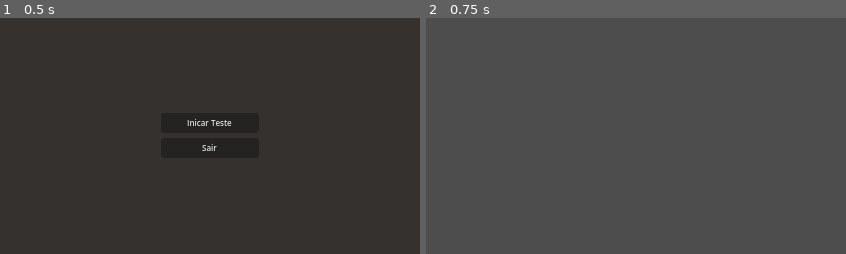
Above: before the commit, frames 1-2 (left to right).
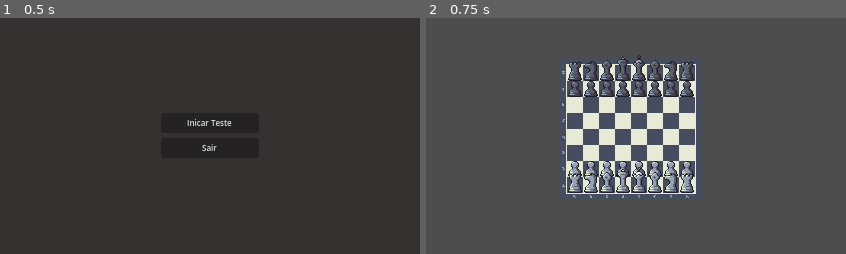
Above: after the commit, the same moments.

Repository: Rikatoki/xadrez
Game: Godot game, scene res://tests/scenes/test_menu.tscn
The game is run twice, just before and just after one commit, with the same random seed, the same clock (stepped at 60 frames per second) and the same inputs.
Inputs:
- Up to frame 1 (0.5 s): no input
- Up to frame 2 (0.75 s): click "Inicar Teste" at 0.5 s

Frame 1 is identical in both runs. In frame 2, 11% of the frame differs, in the area x 32-65%, y 15-77%.

Commit message:
Add basic GUI, not 100% functional.

Diff:
--- /dev/null
+++ b/assets/scenes/chessboard.tscn
@@ -0,0 +1,14 @@
+[gd_scene format=3 uid="uid://cie40mu5kiu8a"]
+
+[ext_resource type="Script" uid="uid://drudmu11skk6g" path="res://assets/scripts/gui/Chessboard/GUIChessboard.gd" id="1_kb778"]
+[ext_resource type="Texture2D" uid="uid://cfv1f7rqav5wf" path="res://assets/sprites/boards/board_plain_04.png" id="1_ndeeb"]
+
+[node name="Chessboard" type="Node2D" unique_id=1064945145]
+y_sort_enabled = true
+script = ExtResource("1_kb778")
+squares_corner = Vector2(-64, 64)
+square_proporsion = Vector2(16, 16)
+
+[node name="BoardSprite" type="Sprite2D" parent="." unique_id=1776586959]
+z_index = -1
+texture = ExtResource("1_ndeeb")
--- /dev/null
+++ b/assets/scenes/square.tscn
@@ -0,0 +1,22 @@
+[gd_scene format=3 uid="uid://c5b1h402orsi8"]
+
+[ext_resource type="Script" uid="uid://ck8us1uncngs0" path="res://assets/scripts/gui/Chessboard/GUISquare.gd" id="1_tvukr"]
+
+[sub_resource type="RectangleShape2D" id="RectangleShape2D_5ula1"]
+size = Vector2(16, 16)
+
+[node name="Square" type="Node2D" unique_id=1583689983]
+script = ExtResource("1_tvukr")
+metadata/_custom_type_script = "uid://ck8us1uncngs0"
+
+[node name="Bp" type="Sprite2D" parent="." unique_id=331328911]
+y_sort_enabled = true
+
+[node name="Area2D" type="Area2D" parent="." unique_id=818182900]
+
+[node name="CollisionShape2D" type="CollisionShape2D" parent="Area2D" unique_id=1788933273]
+position = Vector2(0, 8)
+shape = SubResource("RectangleShape2D_5ula1")
+
+[connection signal="mouse_entered" from="Area2D" to="." method="_on_area_2d_mouse_entered"]
+[connection signal="mouse_exited" from="Area2D" to="." method="_on_area_2d_mouse_exited"]
--- a/assets/scripts/chessEngine/ChessEngine.gd
+++ b/assets/scripts/chessEngine/ChessEngine.gd
@@ -42,7 +42,6 @@
 
 
 func next_turn() -> void:
-	print(self)
 	if _game_ended():
 		return
 	var current_turn: ChessPlayer
@@ -56,7 +55,7 @@
 	else:
 		return
 
-	current_turn.play_turn(self)
+	await current_turn.play_turn(self)
 	# Após a rodada acabar...
 	state = next_state
 
--- a/assets/scripts/chessEngine/Chessboard.gd
+++ b/assets/scripts/chessEngine/Chessboard.gd
@@ -11,7 +11,7 @@
 	board = {}
 	for line in range(1, ChessVariables.LINES + 1):
 		for column in range(1, ChessVariables.COLUMNS + 1):
-			board[Vector2i(line, column)] = null
+			board[Vector2i(column, line)] = null
 
 
 func move_piece(piece: ChessPiece, to: Vector2i) -> Chessboard:
@@ -44,8 +44,6 @@
 
 func is_valid_coordinate(coor: Vector2i) -> bool:
 	var valid: bool = board.has(coor)
-	if not valid:
-		push_warning("Coordernadas fora do padrão: {0}".format([coor]))
 	return valid
 
 
@@ -63,7 +61,7 @@
 			line_str += "[  ]"
 		else:
 			line_str += "[{0}]".format([piece])
-		if coord.y % ChessVariables.COLUMNS == 0:
+		if coord.x % ChessVariables.COLUMNS == 0:
 			board_str = line_str + "\n" + board_str
 			line_str = ""
 	return board_str
--- a/assets/scripts/chessEngine/chessPieces/PieceMovements.gd
+++ b/assets/scripts/chessEngine/chessPieces/PieceMovements.gd
@@ -90,10 +90,10 @@
 func pawn_move(from: Vector2i, times: int = 1) -> Array[Vector2i]:
 	var moves: Array[Vector2i] = []
 	var direction: int = 1 if piece_side == GameVariables.ChessSide.WHITE else -1
-	var diagonal_l: Vector2i = Vector2i(from.x + 1 * direction, from.y - 1)
-	var diagonal_r: Vector2i = Vector2i(from.x + 1 * direction, from.y + 1)
+	var diagonal_l: Vector2i = Vector2i(from.x - 1, from.y + 1 * direction)
+	var diagonal_r: Vector2i = Vector2i(from.x + 1, from.y + 1 * direction)
 	for i in range(1, times + 1):
-		var move = Vector2i(from.x + i * direction, from.y)
+		var move = Vector2i(from.x, from.y + i * direction)
 		if _can_continue(move):
 			moves.append(move)
 	if chessboard.is_valid_coordinate(diagonal_l):
--- a/assets/scripts/chessEngine/chessPieces/PiecesFactory.gd
+++ b/assets/scripts/chessEngine/chessPieces/PiecesFactory.gd
@@ -6,33 +6,33 @@
 	var pieces: Array[ChessPiece]
 	pieces.append_array([
 		_add_piece(Rook.new(), Vector2i(1,1)),
-		_add_piece(Knight.new(), Vector2i(1,2)),
-		_add_piece(Bishop.new(), Vector2i(1,3)),
-		_add_piece(Queen.new(), Vector2i(1,4)),
-		_add_piece(King.new(), Vector2i(1,5)),
-		_add_piece(Bishop.new(), Vector2i(1,6)),
-		_add_piece(Knight.new(), Vector2i(1,7)),
-		_add_piece(Rook.new(), Vector2i(1,8))
+		_add_piece(Knight.new(), Vector2i(2,1)),
+		_add_piece(Bishop.new(), Vector2i(3,1)),
+		_add_piece(Queen.new(), Vector2i(4,1)),
+		_add_piece(King.new(), Vector2i(5,1)),
+		_add_piece(Bishop.new(), Vector2i(6,1)),
+		_add_piece(Knight.new(), Vector2i(7,1)),
+		_add_piece(Rook.new(), Vector2i(8,1))
 	])
 	for i in range(1, 9):
-		pieces.append(_add_piece(Pawn.new(), Vector2i(2,i)))
+		pieces.append(_add_piece(Pawn.new(), Vector2i(i,2)))
 	return pieces
 
 
 func black_initial_pieces() -> Array[ChessPiece]:
 	var pieces: Array[ChessPiece]
 	pieces.append_array([
-		_add_piece(Rook.new(), Vector2i(8,1)),
-		_add_piece(Knight.new(), Vector2i(8,2)),
-		_add_piece(Bishop.new(), Vector2i(8,3)),
-		_add_piece(Queen.new(), Vector2i(8,4)),
-		_add_piece(King.new(), Vector2i(8,5)),
-		_add_piece(Bishop.new(), Vector2i(8,6)),
-		_add_piece(Knight.new(), Vector2i(8,7)),
+		_add_piece(Rook.new(), Vector2i(1,8)),
+		_add_piece(Knight.new(), Vector2i(2,8)),
+		_add_piece(Bishop.new(), Vector2i(3,8)),
+		_add_piece(Queen.new(), Vector2i(4,8)),
+		_add_piece(King.new(), Vector2i(5,8)),
+		_add_piece(Bishop.new(), Vector2i(6,8)),
+		_add_piece(Knight.new(), Vector2i(7,8)),
 		_add_piece(Rook.new(), Vector2i(8,8))
 	])
 	for i in range(1, 9):
-		pieces.append(_add_piece(Pawn.new(), Vector2i(7,i)))
+		pieces.append(_add_piece(Pawn.new(), Vector2i(i,7)))
 	return pieces
 
 
--- a/assets/scripts/chessEngine/chessPieces/Queen.gd
+++ b/assets/scripts/chessEngine/chessPieces/Queen.gd
@@ -4,10 +4,10 @@
 func get_movements() -> Array[Vector2i]:
 	var moves: Array[Vector2i] = []
 	var pv: PieceMovements = PieceMovements.new(piece_team)
-	moves.append_array(pv.around_move(piece_coordinate))
-	moves.append_array(pv.cross_move(piece_coordinate))
-	moves.append_array(pv.diagonal_move(piece_coordinate))
-	return moves.filter(func (coord: Vector2i): return coord not in moves)
+	moves.append_array(pv.around_move(piece_coordinate).filter(func (coord: Vector2i): return coord not in moves))
+	moves.append_array(pv.cross_move(piece_coordinate).filter(func (coord: Vector2i): return coord not in moves))
+	moves.append_array(pv.diagonal_move(piece_coordinate).filter(func (coord: Vector2i): return coord not in moves))
+	return moves
 
 func _to_string() -> String:
 	return _get_team_str() + "q"
--- a/assets/scripts/chessEngine/chessPlayer/Extends/ChessHumanPlayer.gd
+++ b/assets/scripts/chessEngine/chessPlayer/Extends/ChessHumanPlayer.gd
@@ -4,4 +4,11 @@
 
 ## Chama a interface para fazer a jogada.
 func play_turn(_engine: ChessEngine) -> void:
-	return
+	var gui: GUIChessboard = GUIChessboard.instance
+	if not gui.selected_move.is_connected(do_move):
+		gui.selected_move.connect(do_move.bind(_engine))
+	await gui.selected_move
+	gui.instance.update()
+
+func do_move(piece: ChessPiece, coord: Vector2i, engine: ChessEngine) -> void:
+	engine.chessboard.move_piece(piece, coord)
--- /dev/null
+++ b/assets/scripts/gui/Chessboard/GUIChessboard.gd
@@ -0,0 +1,89 @@
+extends Node2D
+class_name GUIChessboard
+
+signal selected_move(piece: ChessPiece, move: Vector2i)
+
+static var instance: GUIChessboard
+
+## Coordernada onde começa os quadrados no tabuleiro.
+@export
+var squares_corner: Vector2
+
+## Proporção de cada quadrado
+@export
+var square_proporsion: Vector2
+
+var _chess_engine: ChessEngine
+
+var _selected_square: GUISquare
+
+# Called when the node enters the scene tree for the first time.
+func _ready() -> void:
+	instance = self
+
+
+# Called every frame. 'delta' is the elapsed time since the previous frame.
+func _process(_delta: float) -> void:
+	pass
+
+
+func setup(engine: ChessEngine):
+	_chess_engine = engine
+
+
+func update() -> void:
+	# Deleta os filhos para que atualizar com novos.
+	if _selected_square == null:
+		for child in get_children():
+			if child is GUISquare:
+				remove_child(child)
+	# Não deleta os filhos para que o sprite não suma.
+	else:
+		for child in get_children():
+			if child is GUISquare:
+				if child == _selected_square:
+					continue
+				if child.mouse_clicked.is_connected(select_square):
+					child.mouse_clicked.disconnect(select_square)
+	var board: Dictionary[Vector2i, ChessPiece] = _chess_engine.chessboard.board
+	for square_coord in board.keys():
+		# Adiciona filhos novos de acordo com suas posicições no board.
+		if _selected_square == null:
+			var piece: ChessPiece = board.get(square_coord)
+			if piece != null:
+				var square: GUISquare = preload("res://assets/scenes/square.tscn").instantiate()
+				add_child(square)
+				square.position = get_square(square_coord)
+				square.setup(square_coord, piece)
+				square.mouse_clicked.connect(select_square)
+		# Adiciona as casas que podem ser interagíveis pela peça selecionada.
+		else:
+			if square_coord in _selected_square.piece.get_movements():
+				var square: GUISquare = preload("res://assets/scenes/square.tscn").instantiate()
+				add_child(square)
+				square.position = get_square(square_coord)
+				square.setup(square_coord, null)
+				square.mouse_clicked.connect(select_square)
+
+
+func select_square(square: GUISquare) -> void:
+	# Adiciona como selecionada.
+	if not _selected_square:
+		if not square.piece.get_movements().is_empty():
+			_selected_square = square
+			print(_selected_square)
+			update()
+	# Emite o sinal indicando que a movimentação foi feita.
+	else:
+		var coor: Vector2i = square.coordinate
+		var piece: ChessPiece = _selected_square.piece
+		selected_move.emit(piece, coor)
+		_selected_square = null
+		print("SINAL EMITIU")
+		update()
+
+
+func get_square(coord: Vector2i) -> Vector2:
+	var pos: Vector2i =  squares_corner + Vector2(square_proporsion.x * (coord.x - 0.5), (square_proporsion.y * (coord.y * -1)))
+	print(pos, coord)
+	return pos
--- /dev/null
+++ b/assets/scripts/gui/Chessboard/GUISquare.gd
@@ -0,0 +1,39 @@
+extends Node2D
+class_name GUISquare
+
+var coordinate: Vector2i
+
+var piece: ChessPiece
+
+signal mouse_clicked(node: GUISquare)
+
+var _mouse_over: bool = false
+
+# Called when the node enters the scene tree for the first time.
+func _ready() -> void:
+	pass # Replace with function body.
+
+
+func _input(event: InputEvent) -> void:
+	if event is InputEventMouseButton:
+		if _mouse_over and event.button_index == MOUSE_BUTTON_LEFT:
+			mouse_clicked.emit(self)
+
+
+func setup(coord: Vector2i, _piece: ChessPiece) -> GUISquare:
+	coordinate = coord
+	piece = _piece
+	if piece:
+		for child in get_children():
+			if child is Sprite2D:
+				var texture: CompressedTexture2D = load("res://assets/sprites/16x32 pieces/{0}.png".format([piece]))
+				child.texture = texture
+	return self
+
+
+func _on_area_2d_mouse_entered() -> void:
+	_mouse_over = true
+
+
+func _on_area_2d_mouse_exited() -> void:
+	_mouse_over = false
--- a/tests/scenes/chess_test.tscn
+++ b/tests/scenes/chess_test.tscn
@@ -1,13 +1,17 @@
 [gd_scene format=3 uid="uid://d4a8j6atfrqte"]
 
 [ext_resource type="Script" uid="uid://b8nlsumq4sova" path="res://tests/scripts/ChessTest.gd" id="1_f4caj"]
+[ext_resource type="PackedScene" uid="uid://cie40mu5kiu8a" path="res://assets/scenes/chessboard.tscn" id="2_yjn3k"]
 
 [node name="ChessTest" type="Node" unique_id=851504971]
 script = ExtResource("1_f4caj")
 
 [node name="Timer" type="Timer" parent="." unique_id=879034904]
-wait_time = 10.709999999999999
+wait_time = 188.829
 one_shot = true
 autostart = true
 
+[node name="Chessboard" parent="." unique_id=1064945145 instance=ExtResource("2_yjn3k")]
+position = Vector2(205, 111)
+
 [connection signal="timeout" from="Timer" to="." method="end_test"]
--- a/tests/scripts/ChessTest.gd
+++ b/tests/scripts/ChessTest.gd
@@ -2,18 +2,21 @@
 
 var chess_engine: ChessEngine = ChessEngine.new()
 
-var player1: ChessPlayer = ChessPlayer.new()
-var player2: ChessPlayer = ChessPlayer.new()
+var player1: ChessPlayer = ChessHumanPlayer.new()
+var player2: ChessPlayer = ChessHumanPlayer.new()
+@onready var chessboard: GUIChessboard = $Chessboard
 
 
 func _ready() -> void:
+	chessboard.setup(chess_engine)
+	chessboard.update()
 	print(chess_engine)
 	chess_engine.new_game(player1, player2)
+	print(chess_engine)
 	print(player1.player_pieces)
 	print(player2.player_pieces)
+	chessboard.update()
 
 
 func end_test() -> void:
-	var tree: SceneTree = get_tree()
-	await tree.create_timer(0.5).timeout
-	tree.quit()
+	get_tree().quit()
Not shown, added: assets/scripts/gui/Chessboard/GUIChessboard.gd.uid
Not shown, added: assets/scripts/gui/Chessboard/GUISquare.gd.uid
Not shown, changed: ToDo.md
Not shown, changed: desing.md
